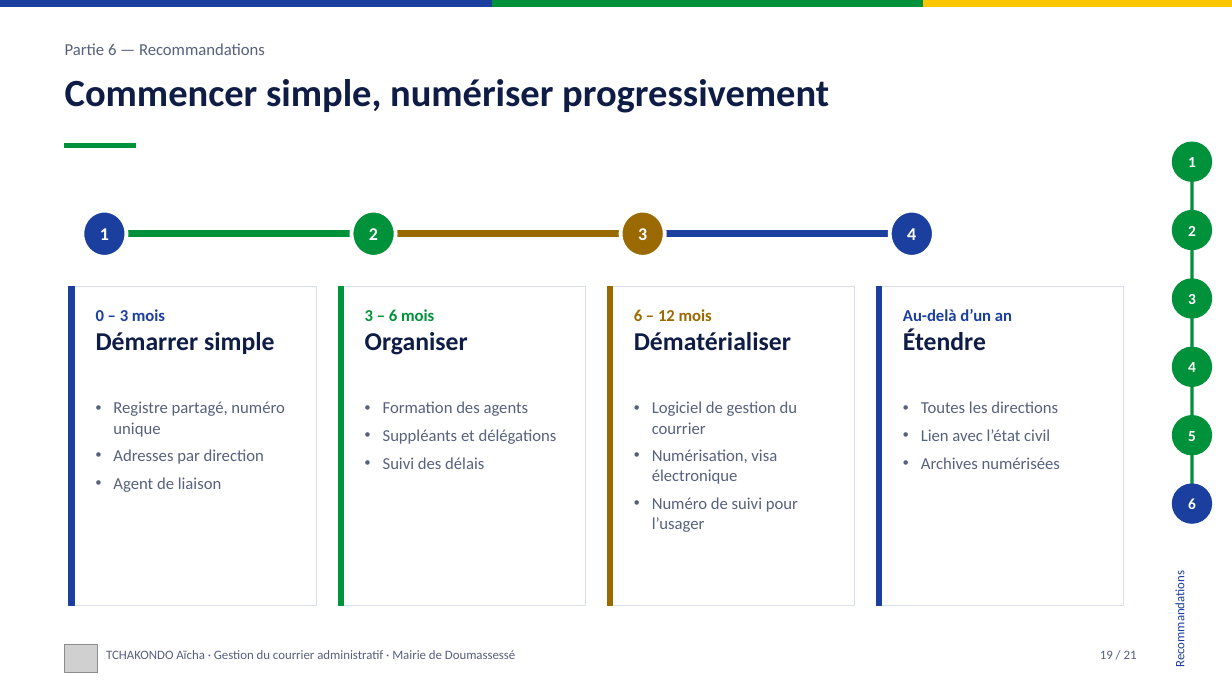
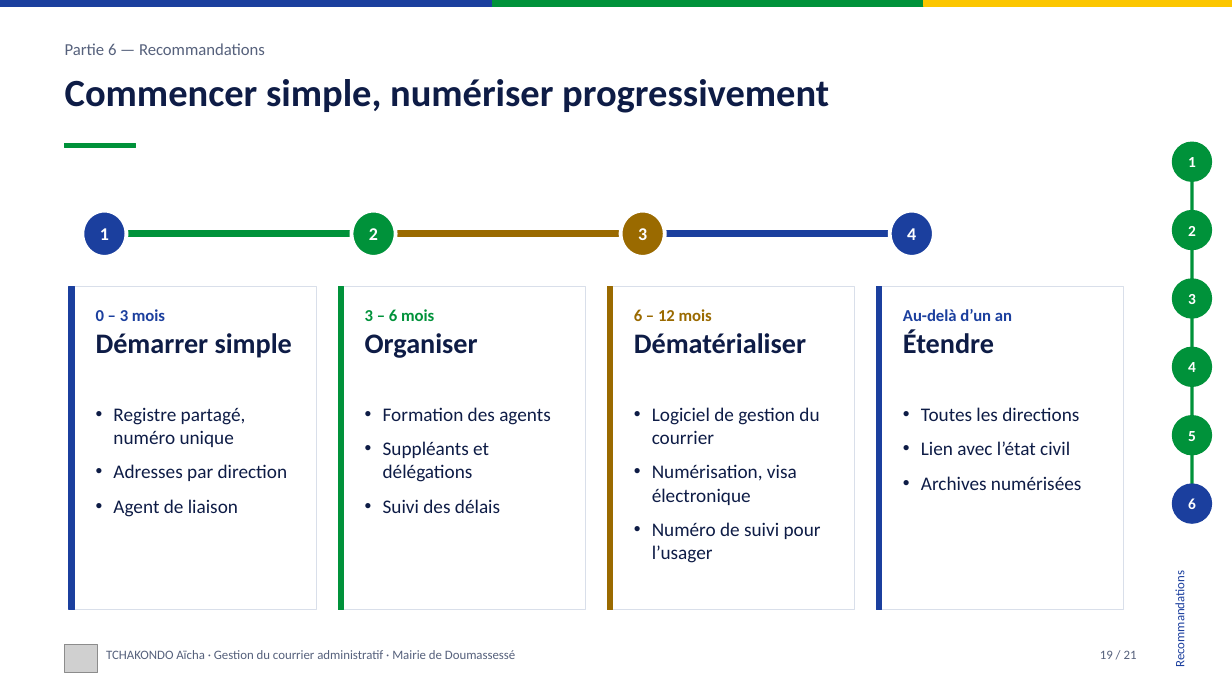
Before and after one commit to LUC-cmd/site-soutenance-aicha, a slide deck: slide 19 of docs/Presentation_soutenance_TCHAKONDO_Aicha.pptx. Drawn at 1232x693 pixels with LibreOffice and Linux fonts; fonts in the diff are those of the drawing; grey boxes stand for pictures. Boxes give left, top, right and bottom in pixels: in the first picture for what was removed or moved away, otherwise in the second. Text is boxed around its words. In the diff, an @@ line names an element or a change of style, - is before the commit and + after.

```diff
--- a/docs/Presentation_soutenance_TCHAKONDO_Aicha.pptx
+++ b/docs/Presentation_soutenance_TCHAKONDO_Aicha.pptx
@@ rectangle: place and size @@
-rectangle at box(69, 287, 316, 605)
+rectangle at box(69, 287, 316, 610)
@@ rectangle: place and size @@
-rectangle at box(69, 287, 75, 605)
+rectangle at box(69, 287, 75, 610)
@@ rectangle: place and size @@
-rectangle at box(338, 287, 585, 605)
+rectangle at box(338, 287, 585, 610)
@@ rectangle: place and size @@
-rectangle at box(338, 287, 344, 605)
+rectangle at box(338, 287, 344, 610)
@@ rectangle: place and size @@
-rectangle at box(607, 287, 854, 605)
+rectangle at box(607, 287, 854, 610)
@@ rectangle: place and size @@
-rectangle at box(607, 287, 613, 605)
+rectangle at box(607, 287, 613, 610)
@@ rectangle: place and size @@
-rectangle at box(877, 287, 1124, 605)
+rectangle at box(877, 287, 1124, 610)
@@ rectangle: place and size @@
-rectangle at box(877, 287, 883, 605)
+rectangle at box(877, 287, 883, 610)
@@ text at box(903, 329, 994, 354): size 20 to 22 pt in "Étendre" @@
@@ text at box(96, 333, 292, 358): size 20 to 22 pt in "Démarrer simple" @@
@@ text at box(365, 333, 478, 358): size 20 to 22 pt in "Organiser" @@
@@ text at box(634, 333, 806, 354): size 20 to 22 pt in "Dématérialiser" @@
@@ size 13 to 15 pt, text colour #56617C to #0E1C46; more space between paragraphs in 4 elements at box(652, 407, 821, 563), box(921, 407, 1081, 490), box(113, 408, 288, 481), box(383, 407, 551, 482) @@
```
Also in this commit, not shown: 13 other slides changed, 2 slides removed, 1 other file.
